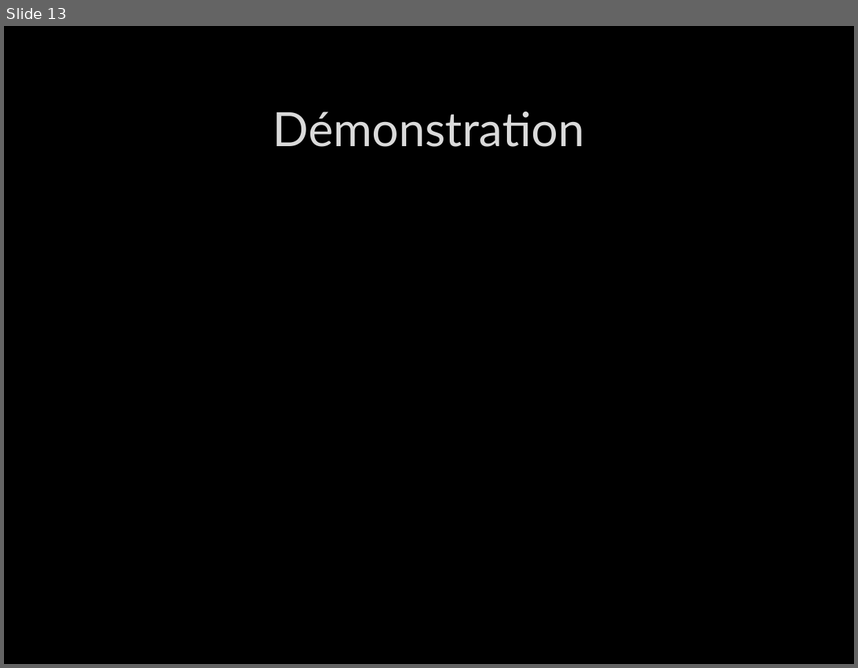
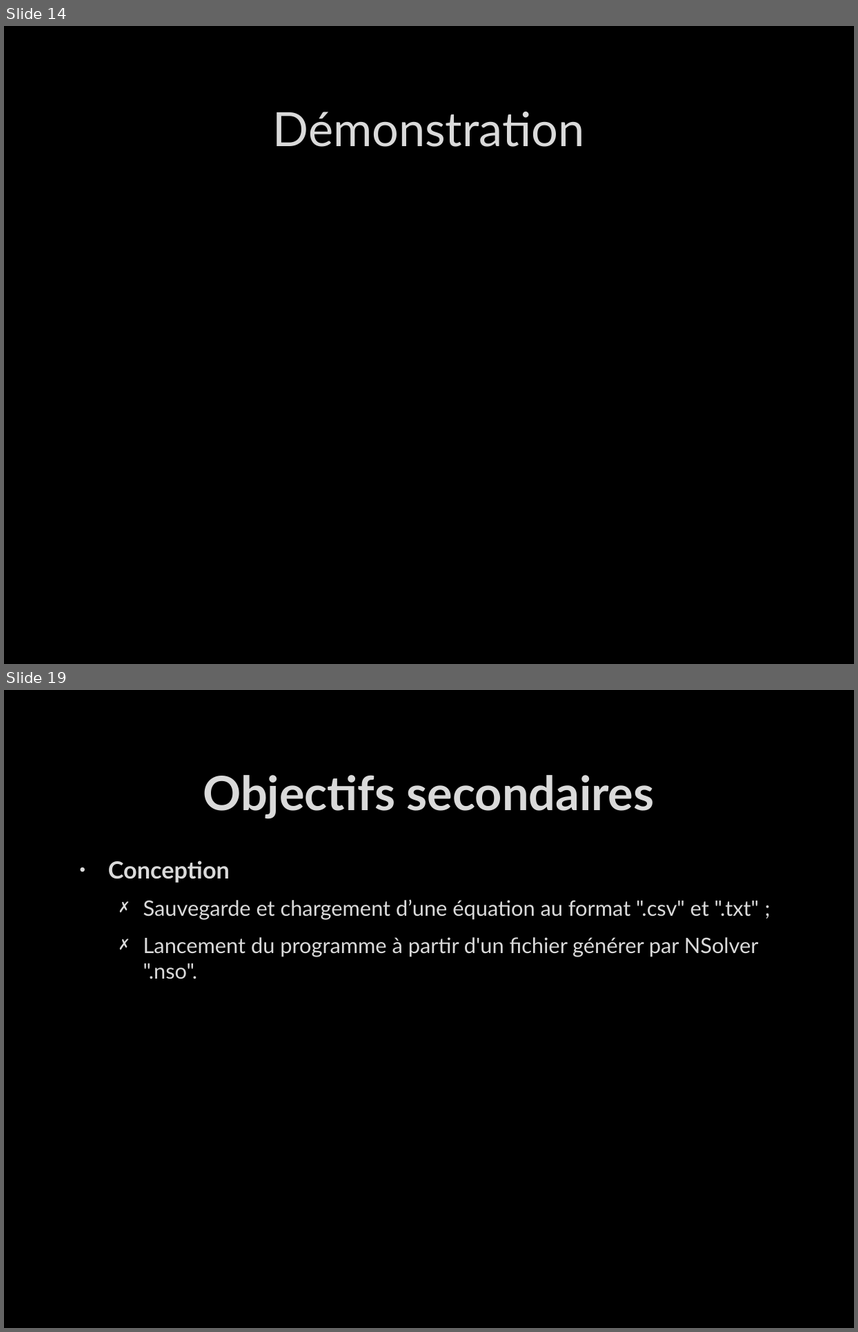
Before and after one commit to bastou2316/p2-java, a slide deck: Projet Hes d'été/4. Cloture/Présentation NSolver v2.pptx. Shown one above the other, each under a label of ours: slide 13 before the commit, slides 14 and 19 after it; the slides between them are not shown. The pictures are 858x668 and 858x1332 pixels, drawn with LibreOffice and Linux fonts; fonts in the diff are those of the drawing; background and template pictures are left out. Boxes give left, top, right and bottom in pixels: in the first picture for what was removed or moved away, otherwise in the second. Text is boxed around its words. In the diff, an @@ line names an element or a change of style, - is before the commit and + after.

```diff
--- a/Projet Hes d'été/4. Cloture/Présentation NSolver v2.pptx
+++ b/Projet Hes d'été/4. Cloture/Présentation NSolver v2.pptx
@@ slide 19 added at <box>4,690,854,1328</box>, background picture (left out) @@
@@ title added at <box>203,775,655,819</box>, 40 pt, text #DADADA, bold @@
+Objectifs secondaires
@@ text added at <box>108,860,759,979</box>, 18 pt, text #DADADA @@
+• Conception
+  ✗ Sauvegarde et chargement d’une équation au format ".csv" et ".txt" ;
+  ✗ Lancement du programme à partir d'un fichier générer par NSolver ".nso".
@@ what was slide 13 is now slide 14 @@
```
Also in this commit, not shown: 4 slides changed, 7 other slides added.
